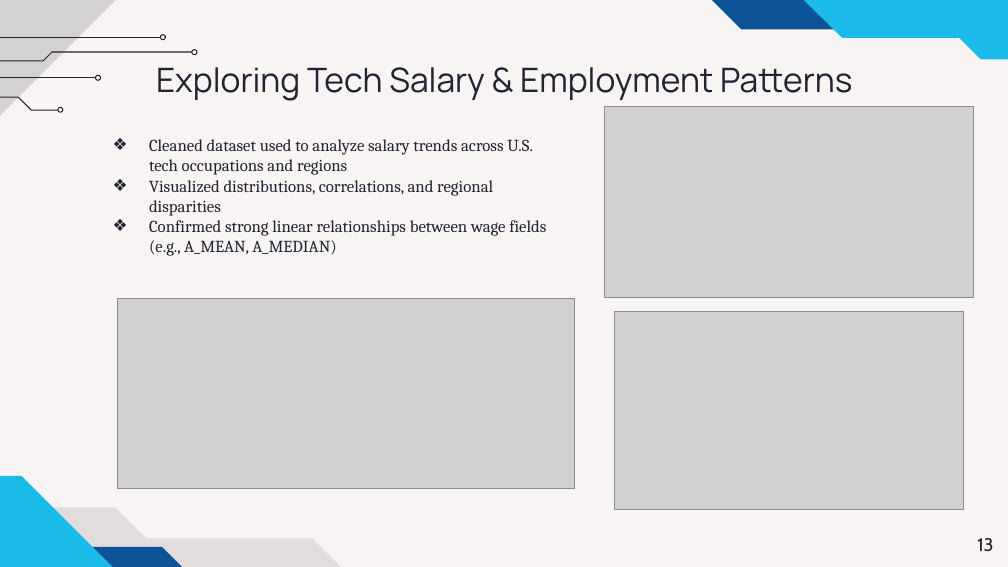
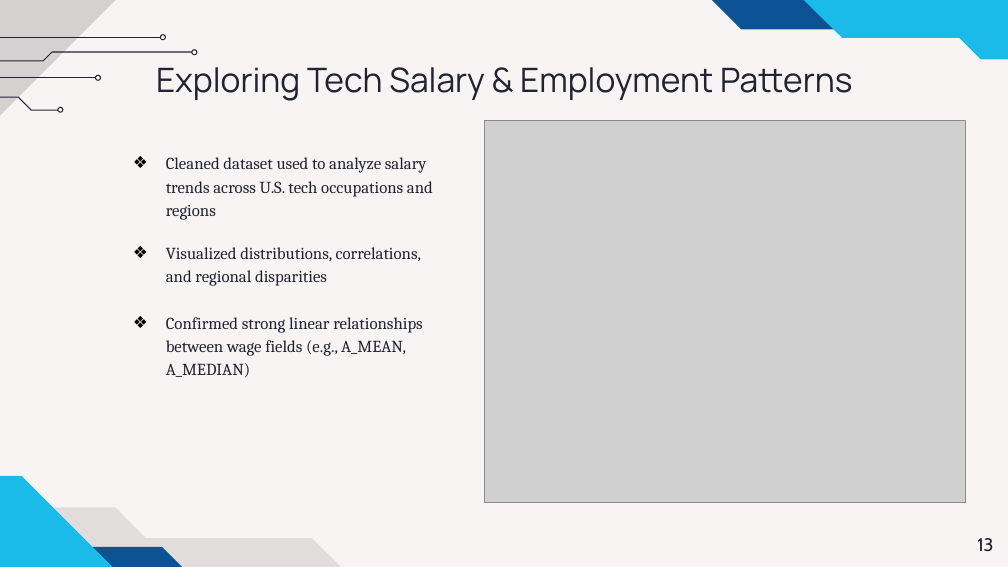
Before and after one commit to DATA606-Capstone-Project/devpay-insights, a slide deck: slide 13 of docs & PPTs/DS606_TeamA_Roman Rosario_Shah_Vakili_SalaryPred_P2.pptx. Drawn at 1008x567 pixels with LibreOffice and Linux fonts; fonts in the diff are those of the drawing; grey boxes stand for pictures. Boxes give left, top, right and bottom in pixels: in the first picture for what was removed or moved away, otherwise in the second. Text is boxed around its words. In the diff, an @@ line names an element or a change of style, - is before the commit and + after.

```diff
--- a/docs & PPTs/DS606_TeamA_Roman Rosario_Shah_Vakili_SalaryPred_P2.pptx
+++ b/docs & PPTs/DS606_TeamA_Roman Rosario_Shah_Vakili_SalaryPred_P2.pptx
@@ picture removed at <box>604,107,973,297</box> @@
@@ subtitle "Cleaned dataset used to analyze ...": place and size @@
-subtitle "Cleaned dataset used to analyze ..." at <box>149,139,546,256</box>
+subtitle "Cleaned dataset used to analyze ..." at <box>166,157,433,377</box>
@@ subtitle "Cleaned dataset used to analyze ..." at <box>166,157,433,377</box>: indent changed; line spacing 1 to 1.15; more space between paragraphs; bullet colour #202331 to #000000 @@
@@ picture added at <box>485,121,967,503</box> @@
@@ picture removed at <box>118,298,575,489</box> @@
@@ picture removed at <box>614,311,963,510</box> @@
```
Also in this commit, not shown: 11 other slides changed, 7 slides added, 1 other file.
